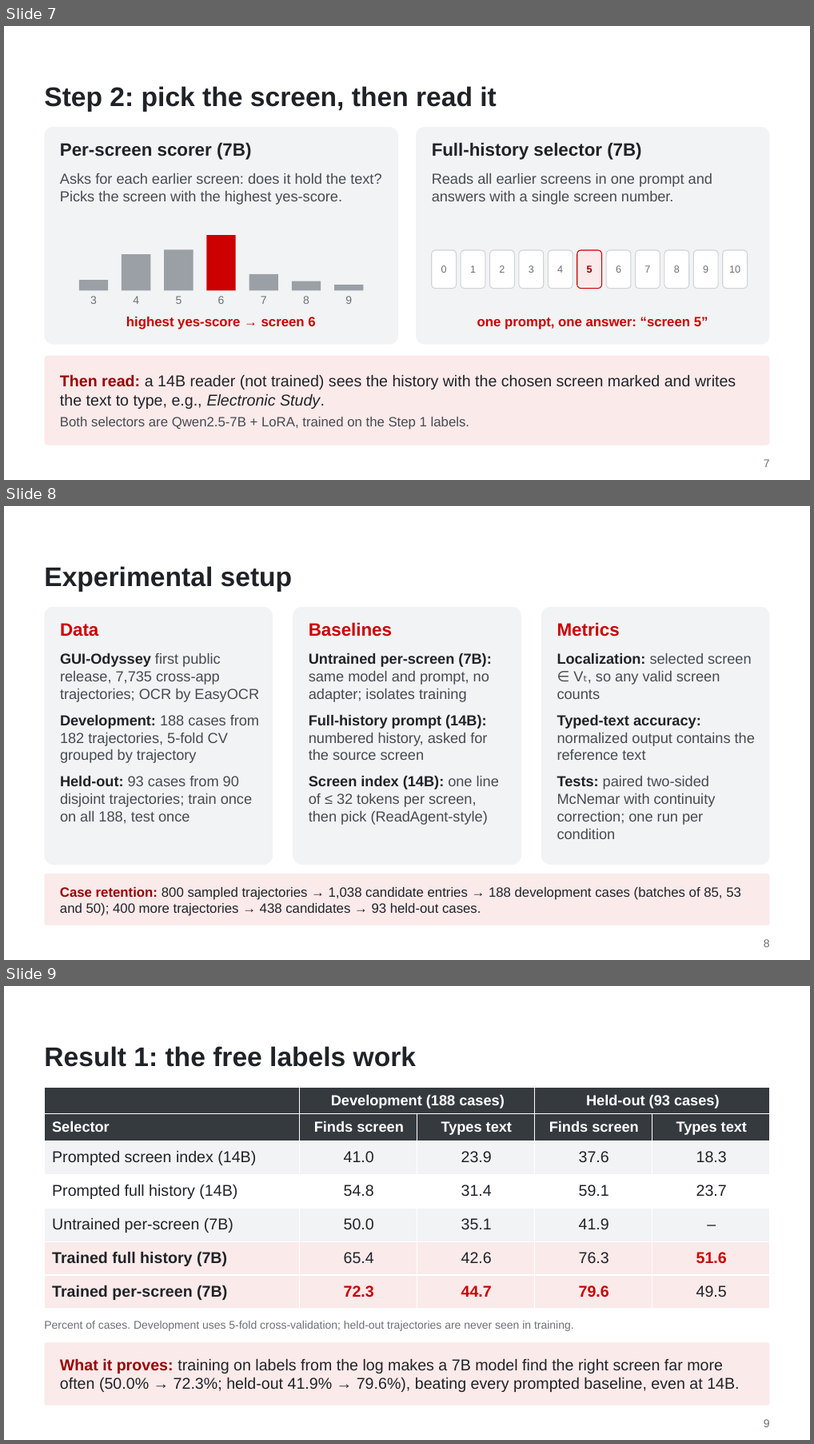
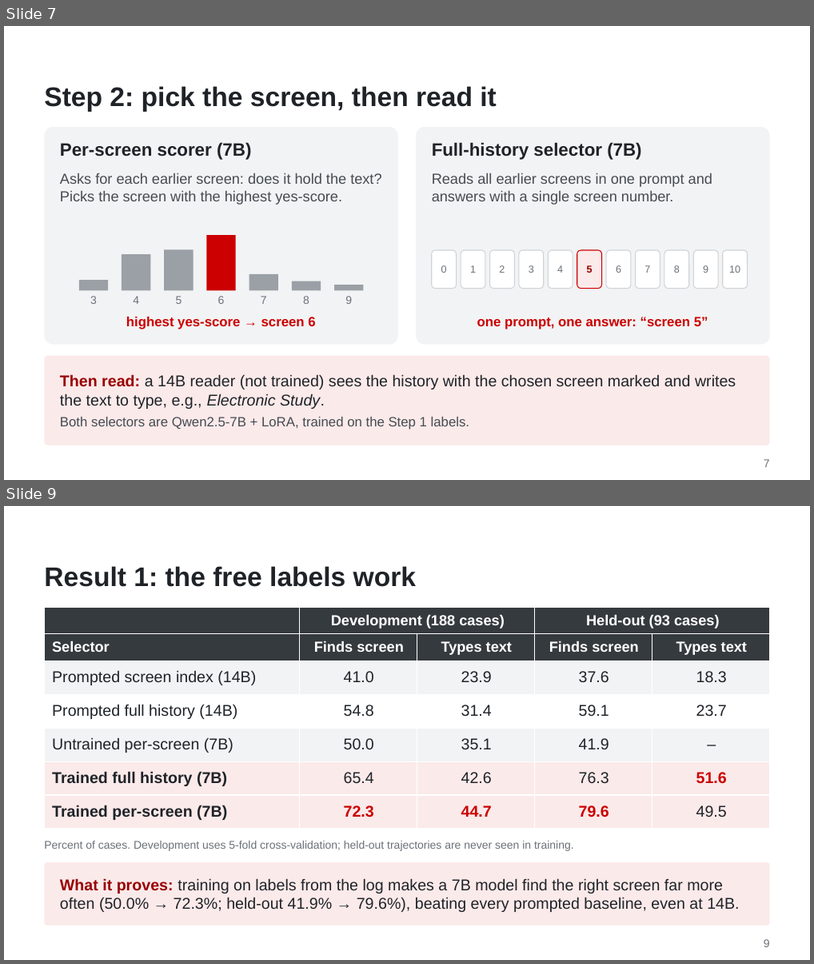
Before and after one commit to WMSlalalala/verifier-supervised-lookback, a slide deck: doc/Slides.pptx. Shown one above the other, each under a label of ours: slides 7, 8 and 9 before the commit, slides 7 and 9 after it; the slides between them are not shown. The pictures are 814x1444 and 814x964 pixels, drawn with LibreOffice and Linux fonts; fonts in the diff are those of the drawing; background and template pictures are left out. Boxes give left, top, right and bottom in pixels: in the first picture for what was removed or moved away, otherwise in the second. Text is boxed around its words. In the diff, an @@ line names an element or a change of style, - is before the commit and + after.

```diff
--- a/doc/Slides.pptx
+++ b/doc/Slides.pptx
@@ slide 8 removed at [4,506,810,960], background #FFFFFF @@
@@ title removed at [44,566,293,592] @@
-Experimental setup
@@ rounded rectangle removed at [44,607,273,864] @@
@@ text removed at [60,623,98,636] @@
-Data
@@ rounded rectangle removed at [293,607,521,864] @@
@@ text removed at [309,622,392,636] @@
-Baselines
@@ rounded rectangle removed at [542,607,770,864] @@
@@ text removed at [558,622,620,636] @@
-Metrics
@@ text removed at [60,652,259,824] @@
-GUI-Odyssey first public release, 7,735 cross-app trajectories; OCR by EasyOCR
-Development: 188 cases from 182 trajectories, 5-fold CV grouped by trajectory
-Held-out: 93 cases from 90 disjoint trajectories; train once on all 188, test once
@@ text removed at [309,652,499,824] @@
-Untrained per-screen (7B): same model and prompt, no adapter; isolates training
-Full-history prompt (14B): numbered history, asked for the source screen
-Screen index (14B): one line of ≤ 32 tokens per screen, then pick (ReadAgent-style)
@@ text removed at [558,652,755,839] @@
-Localization: selected screen ∈ Vₜ, so any valid screen counts
-Typed-text accuracy: normalized output contains the reference text
-Tests: paired two-sided McNemar with continuity correction; one run per condition
@@ rounded rectangle removed at [44,874,770,925] @@
@@ text removed at [60,887,742,916] @@
-Case retention: 800 sampled trajectories → 1,038 candidate entries → 188 development cases (batches of 85, 53 and 50); 400 more trajectories → 438 candidates → 93 held-out cases.
@@ text removed at [764,939,770,947] @@
-8
```
Also in this commit, not shown: 1 slide added, 2 other files.
